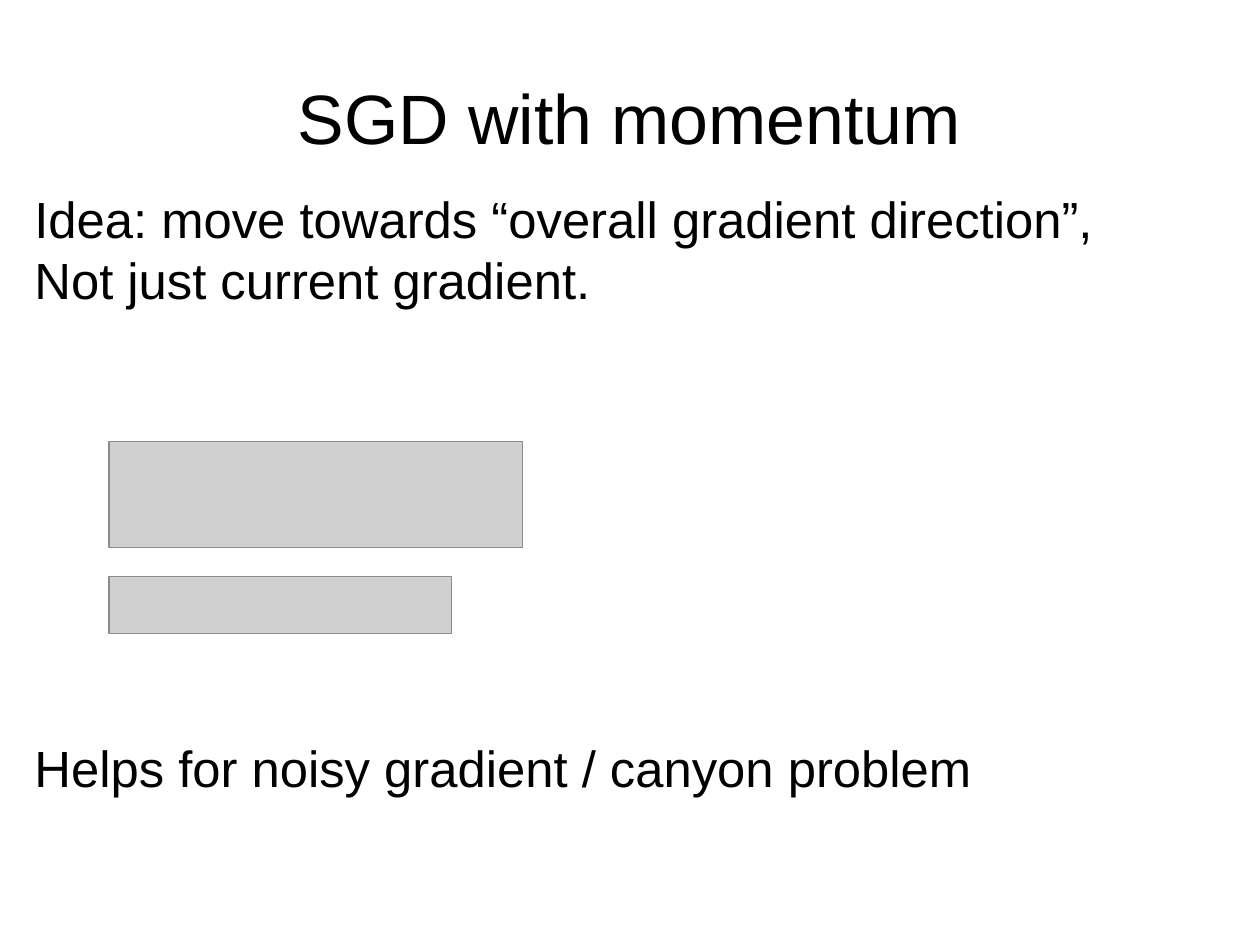
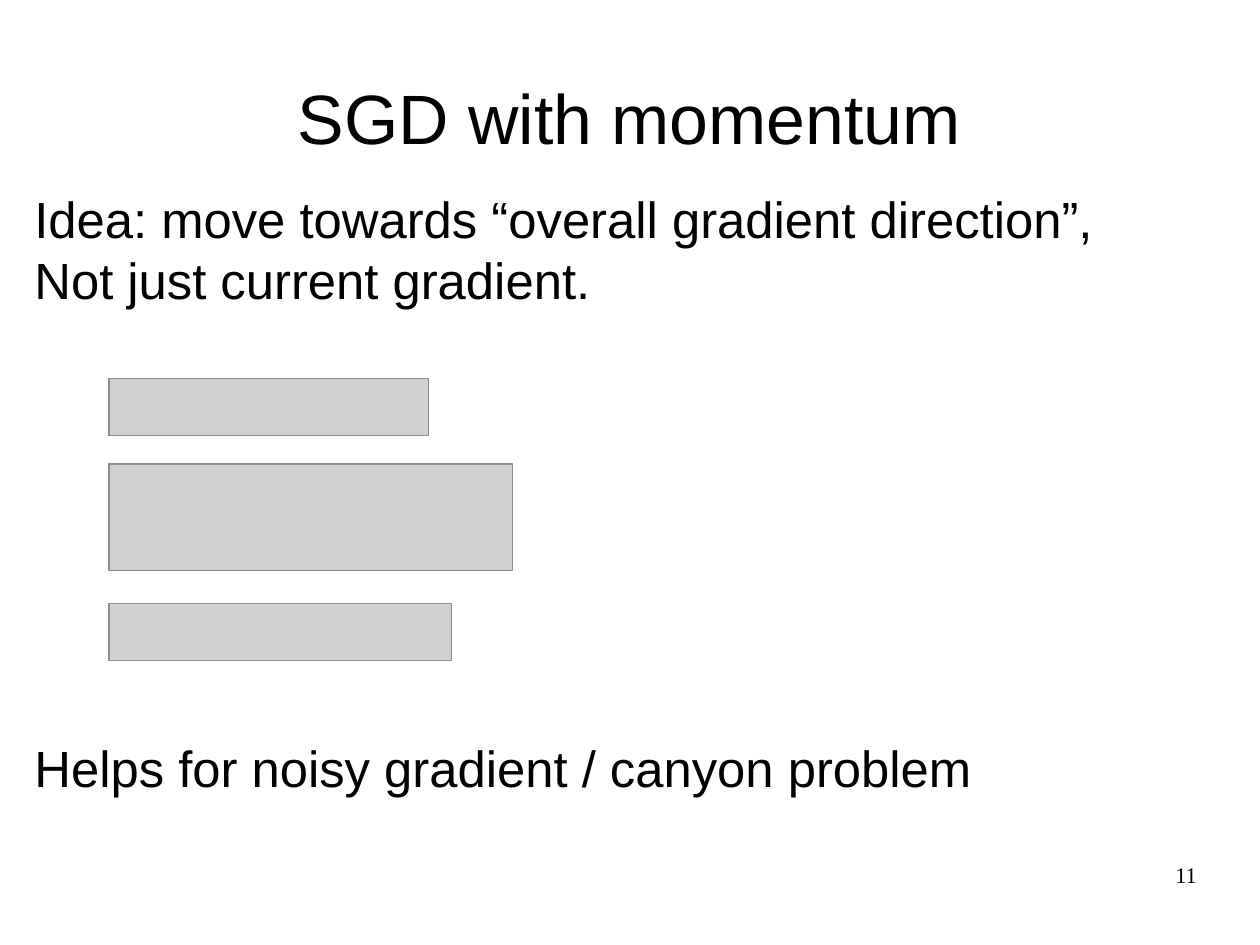
Before and after one commit to yandexdataschool/CSC_deeplearning, a slide deck: slide 11 of day0_am/lecture0.odp (slide 10 before the commit). Drawn at 1260x945 pixels with LibreOffice and Linux fonts; fonts in the diff are those of the drawing; grey boxes stand for pictures. Boxes give left, top, right and bottom in pixels: in the first picture for what was removed or moved away, otherwise in the second. Text is boxed around its words. In the diff, an @@ line names an element or a change of style, - is before the commit and + after.

```diff
--- a/day0_am/lecture0.odp
+++ b/day0_am/lecture0.odp
@@ picture added at <box>109,378,429,436</box> @@
@@ picture: place and size @@
-picture at <box>109,441,523,548</box>
+picture at <box>109,464,512,571</box>
@@ picture: place and size @@
-picture at <box>109,576,450,633</box>
+picture at <box>109,604,450,661</box>
@@ page number added at <box>1175,868,1196,883</box>, 14 pt, text #000000 @@
+11
```
Also in this commit, not shown: 19 other slides changed, 1 slide added, 3 other files.
